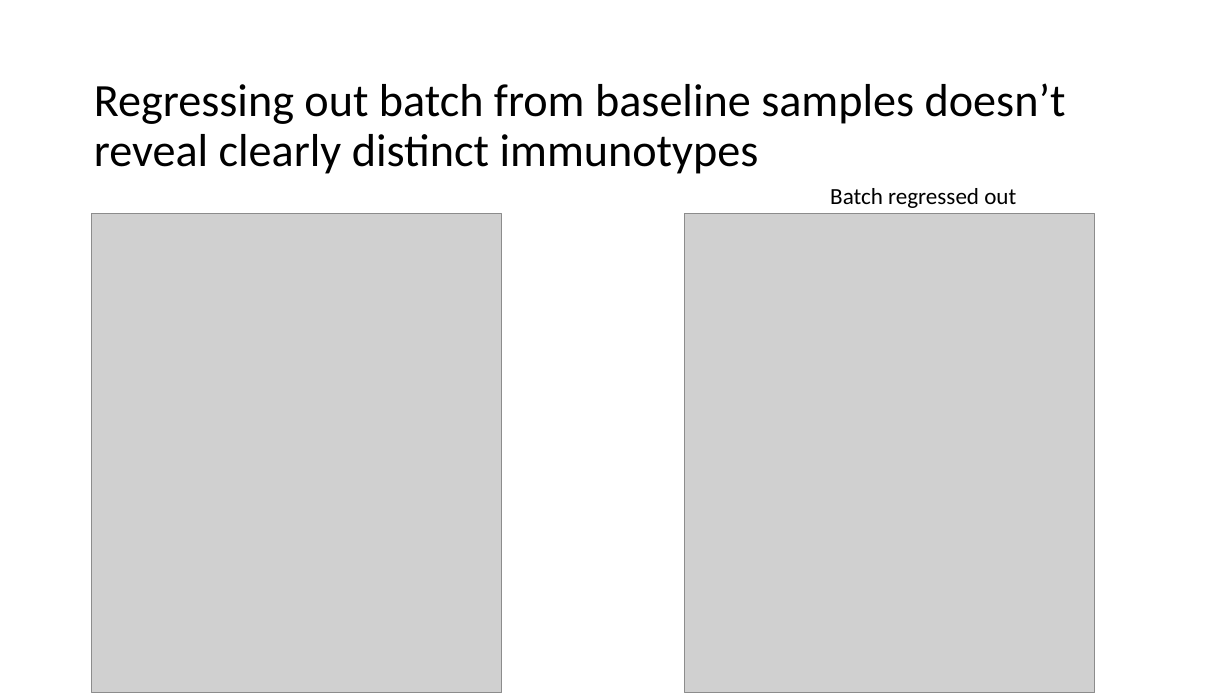
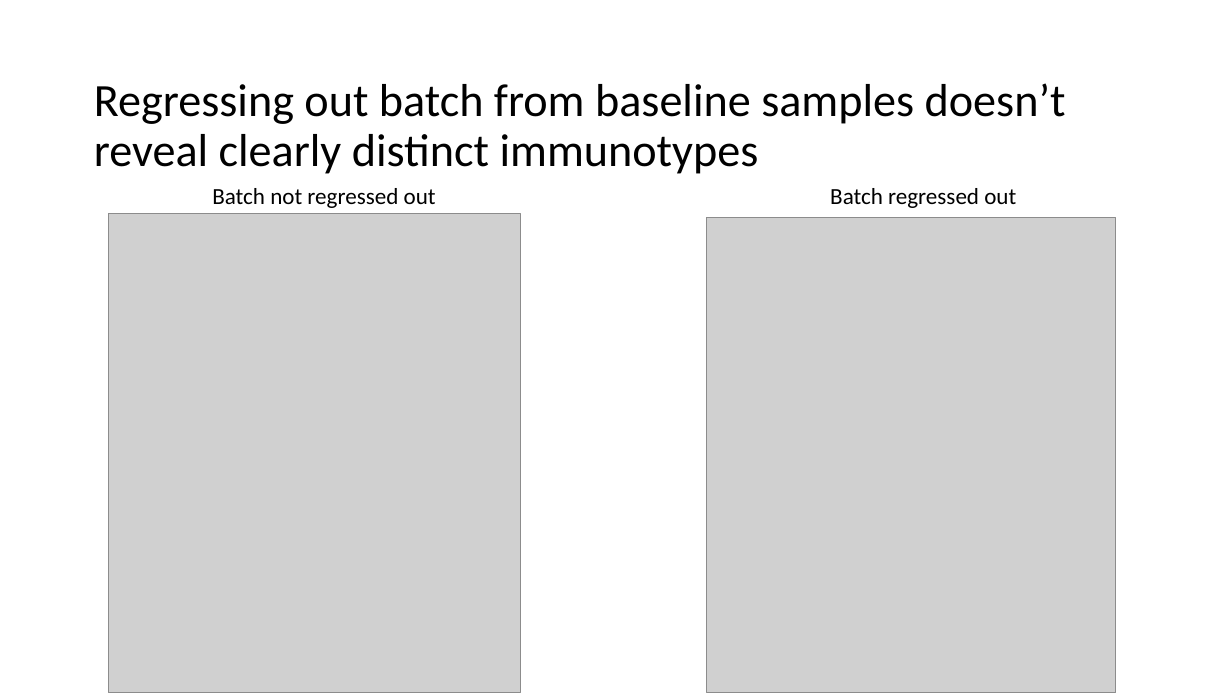
Before and after one commit to tybottorff/bottorffdocs, a slide deck: slide 4 of presentations/NCI_talks/2024_10_23.pptx (slide 8 before the commit). Drawn at 1232x693 pixels with LibreOffice and Linux fonts; fonts in the diff are those of the drawing; grey boxes stand for pictures. Boxes give left, top, right and bottom in pixels: in the first picture for what was removed or moved away, otherwise in the second. Text is boxed around its words. In the diff, an @@ line names an element or a change of style, - is before the commit and + after.

```diff
--- a/presentations/NCI_talks/2024_10_23.pptx
+++ b/presentations/NCI_talks/2024_10_23.pptx
@@ text added at box(212, 188, 436, 208), 18 pt, text #000000 @@
+Batch not regressed out
@@ picture: place and size @@
-picture at box(91, 213, 502, 693)
+picture at box(108, 213, 520, 693)
@@ picture: place and size @@
-picture at box(685, 213, 1095, 693)
+picture at box(707, 217, 1116, 693)
```
Also in this commit, not shown: 5 other slides changed, 2 slides added, 4 slides removed.
